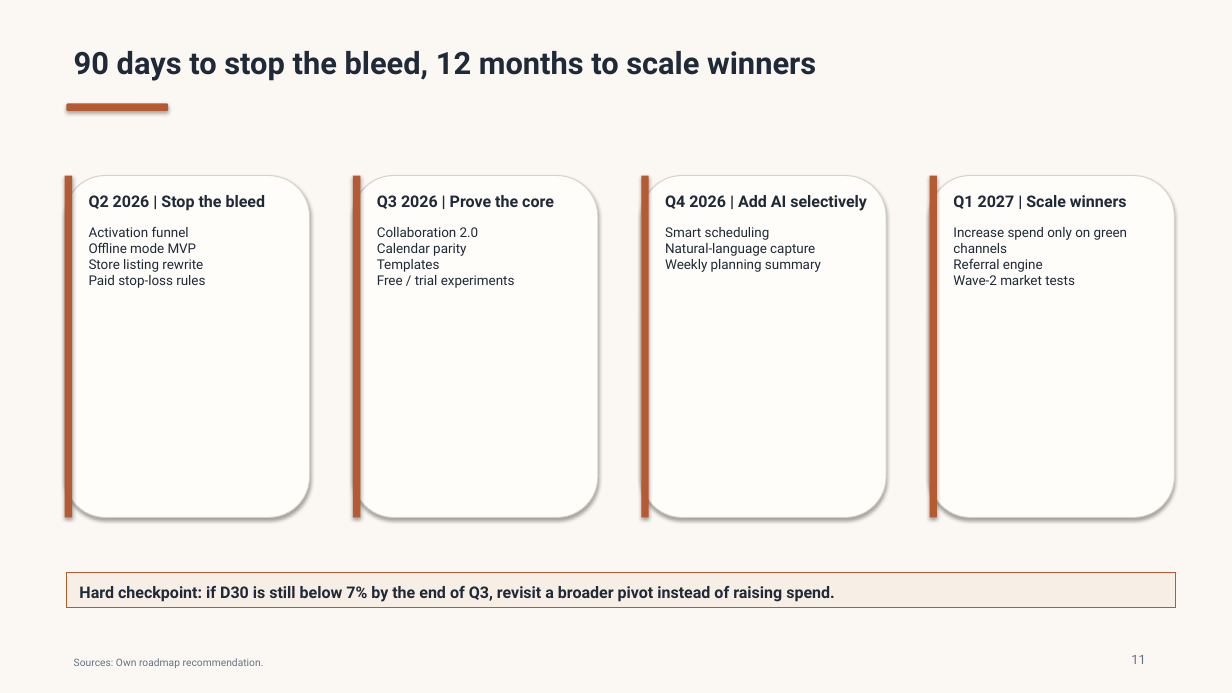
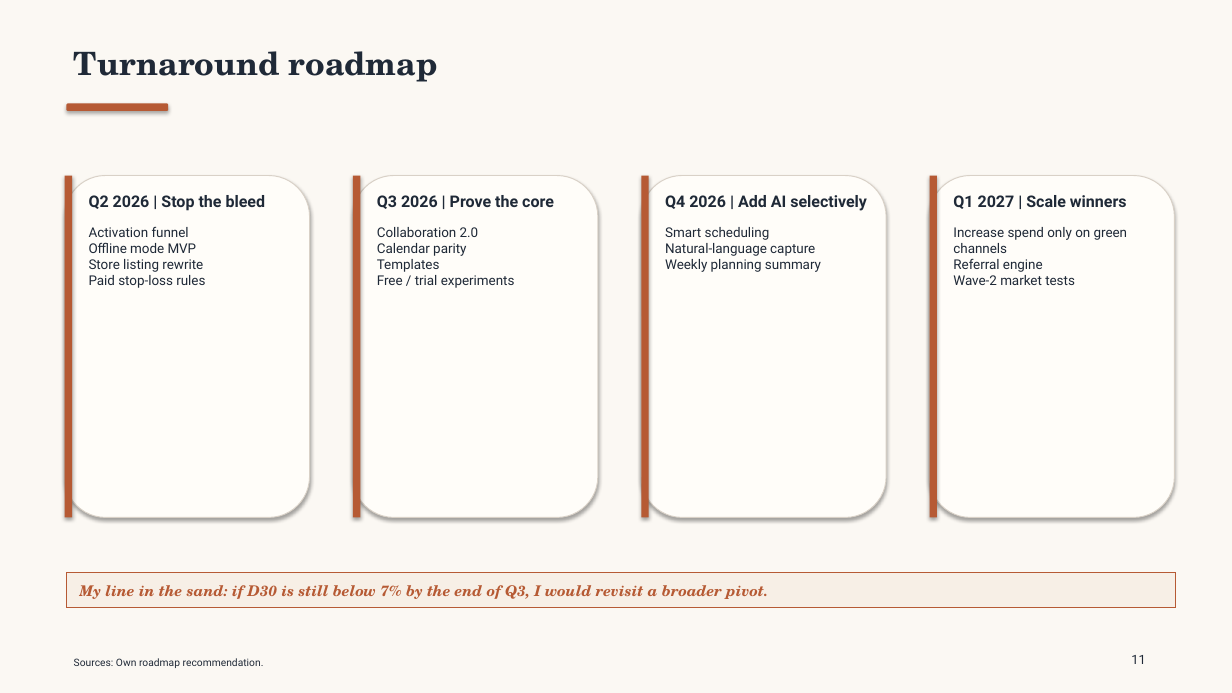
Before and after one commit to TEZv/Genesis-Academy_Strategy-Operations-School-2.0-Case-Task, a slide deck: slide 11 of deliverables/taskflow-case-presentation.pptx. Drawn at 1232x693 pixels with LibreOffice and Linux fonts; fonts in the diff are those of the drawing. Boxes give left, top, right and bottom in pixels: in the first picture for what was removed or moved away, otherwise in the second. Text is boxed around its words. In the diff, an @@ line names an element or a change of style, - is before the commit and + after.

```diff
--- a/deliverables/taskflow-case-presentation.pptx
+++ b/deliverables/taskflow-case-presentation.pptx
@@ text at [74, 51, 438, 82]: text changed; size 24 to 25 pt; font Roboto to TeX Gyre Schola @@
-90 days to stop the bleed, 12 months to scale winners
+Turnaround roadmap
@@ text in rectangle at [79, 585, 768, 599]: text changed; size 12.5 to 11.5 pt; font Roboto to TeX Gyre Schola; text colour #1F2937 to #B65A34; italic on @@
-Hard checkpoint: if D30 is still below 7% by the end of Q3, revisit a broader pivot instead of raising spend.
+My line in the sand: if D30 is still below 7% by the end of Q3, I would revisit a broader pivot.
@@ text "Sources: Own roadmap recommendation." at [74, 658, 264, 668]: text colour #667085 to #1F2937 @@
@@ text "11" at [1131, 655, 1145, 664]: text colour #667085 to #1F2937 @@
```
Also in this commit, not shown: 13 other slides changed, 1 other file.
